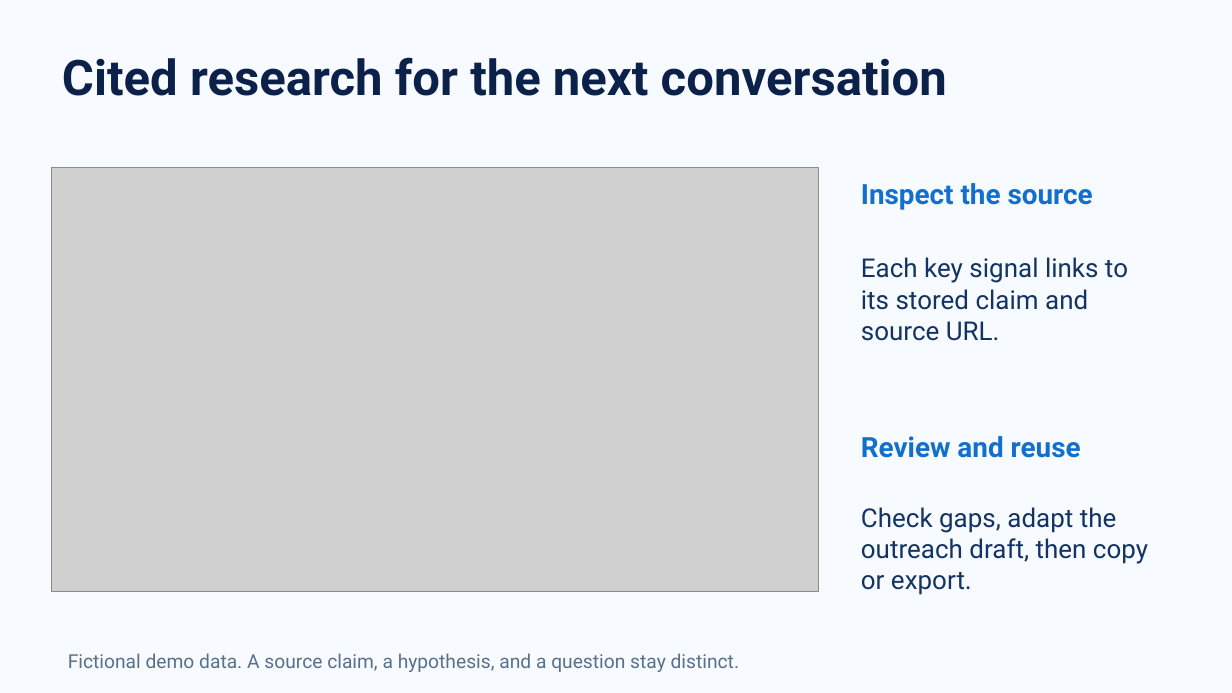
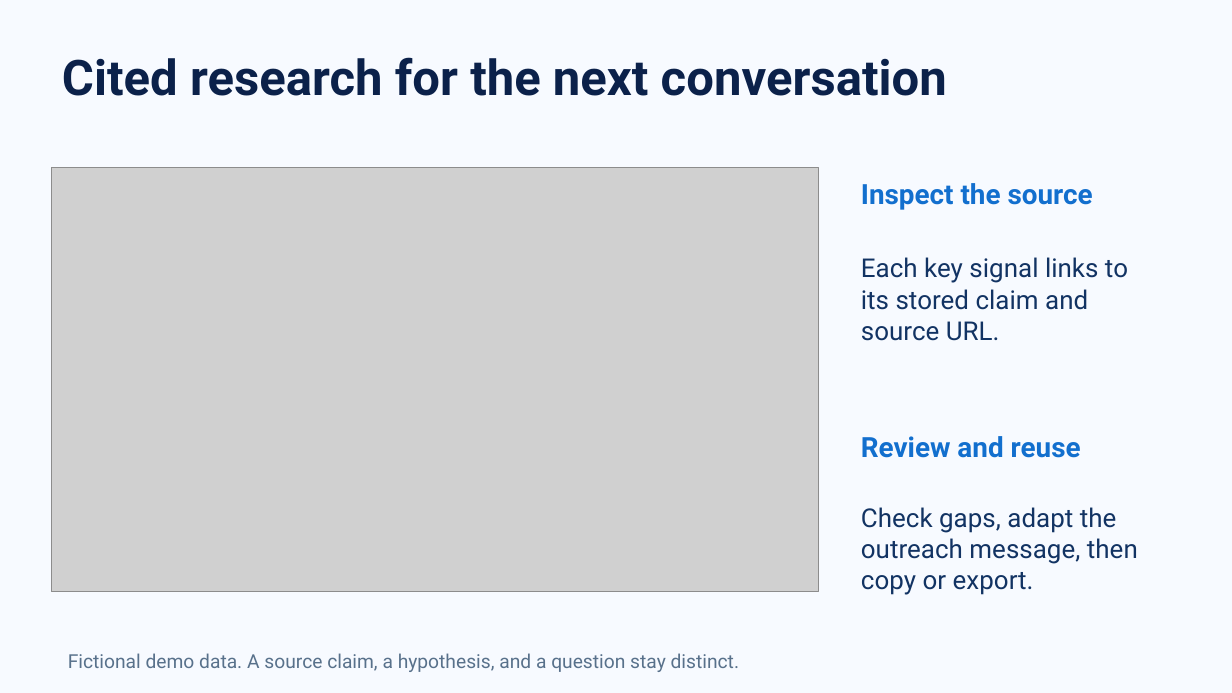
Before and after one commit to afnanahmadtariq/lead-trace, a slide deck: slide 8 of presentation/Lead-Trace-pitch-enhanced.pptx. Drawn at 1232x693 pixels with LibreOffice and Linux fonts; fonts in the diff are those of the drawing; grey boxes stand for pictures. Boxes give left, top, right and bottom in pixels: in the first picture for what was removed or moved away, otherwise in the second. Text is boxed around its words. In the diff, an @@ line names an element or a change of style, - is before the commit and + after.

```diff
--- a/presentation/Lead-Trace-pitch-enhanced.pptx
+++ b/presentation/Lead-Trace-pitch-enhanced.pptx
@@ text at (861, 507, 1138, 595): text changed @@
-Check gaps, adapt the outreach draft, then copy or export.
+Check gaps, adapt the outreach message, then copy or export.
```
Also in this commit, not shown: 29 other files.
